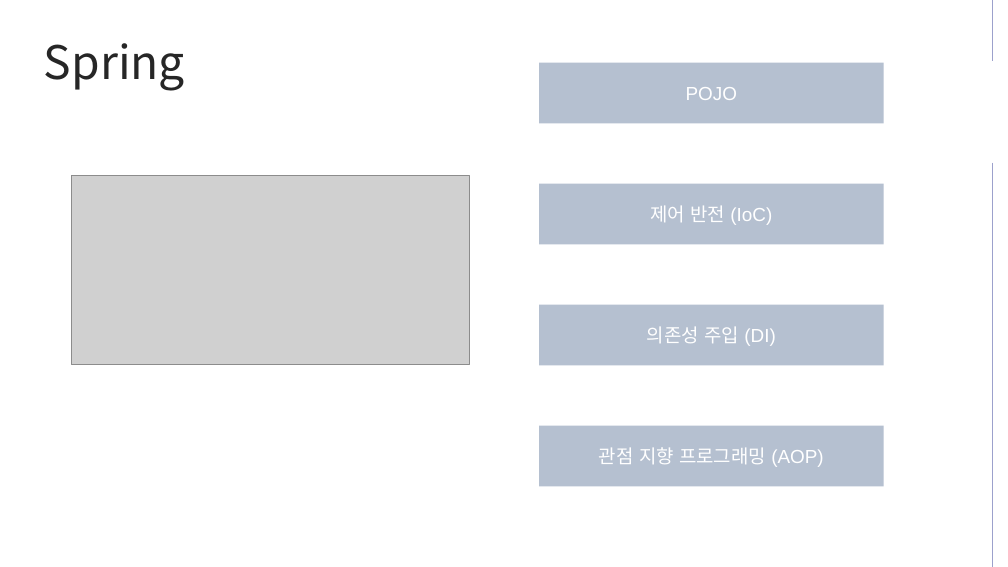
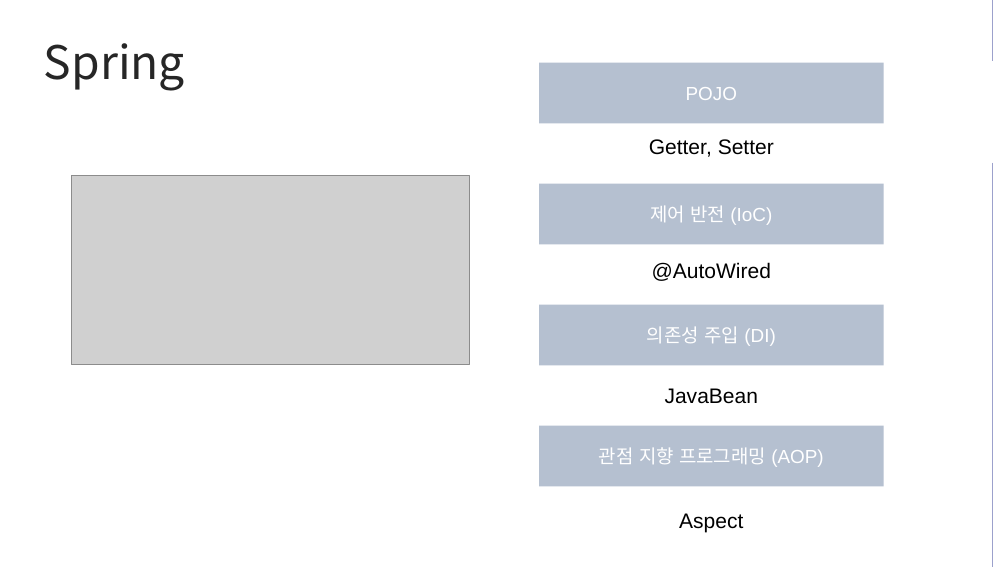
Before and after one commit to mareepark/sw_project, a slide deck: slide 9 of tour_project_04.pptx. Drawn at 1008x567 pixels with LibreOffice and Linux fonts; fonts in the diff are those of the drawing; grey boxes stand for pictures. Boxes give left, top, right and bottom in pixels: in the first picture for what was removed or moved away, otherwise in the second. Text is boxed around its words. In the diff, an @@ line names an element or a change of style, - is before the commit and + after.

Commit message:
edit_4th

```diff
--- a/tour_project_04.pptx
+++ b/tour_project_04.pptx
@@ text added at (649,139,774,157), 20 pt, text #000000 @@
+Getter, Setter
@@ text added at (652,262,771,281), 20 pt, text #000000 @@
+@AutoWired
@@ text added at (665,388,758,404), 20 pt, text #000000 @@
+JavaBean
@@ text added at (679,513,743,533), 20 pt, text #000000 @@
+Aspect
```
Also in this commit, not shown: 1 slide added, 1 slide removed.
